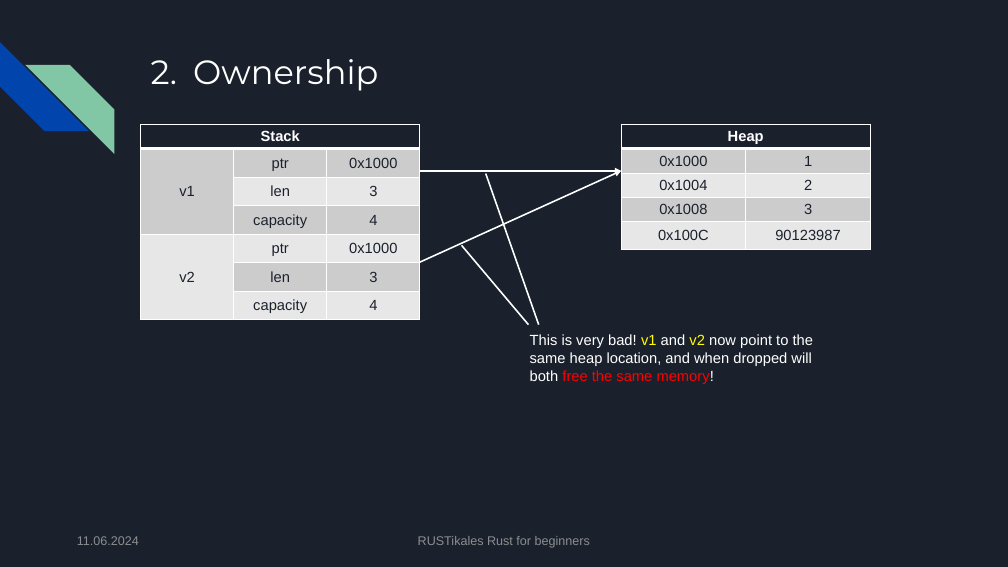
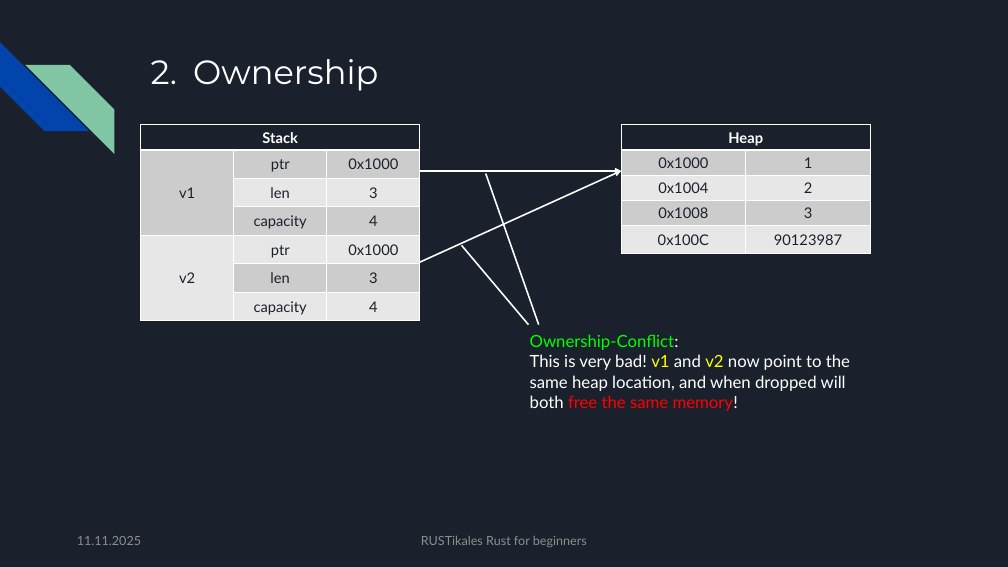
Before and after one commit to pfhaupt/progkurs, a slide deck: slide 65 of rust-beginner/05 - Ownership and Borrow Checker/05 - original.pptx. Drawn at 1008x567 pixels with LibreOffice and Linux fonts; fonts in the diff are those of the drawing. Boxes give left, top, right and bottom in pixels: in the first picture for what was removed or moved away, otherwise in the second. Text is boxed around its words. In the diff, an @@ line names an element or a change of style, - is before the commit and + after.

Commit message:
[R-B-05] Update slides
- Move Lifetime chapter from R-B-06 to here
  - This means that R-B-07 may have to be merged into R-B-06
- Increase font size
- Unite text font

```diff
--- a/rust-beginner/05 - Ownership and Borrow Checker/05 - original.pptx
+++ b/rust-beginner/05 - Ownership and Borrow Checker/05 - original.pptx
@@ table at bbox=[141, 125, 420, 343] @@
@@ font Arial to Lato @@
@@ table at bbox=[622, 125, 871, 281] @@
@@ font Arial to Lato @@
@@ text at bbox=[530, 334, 850, 411]: text changed; size 14 to 16 pt; font Arial to Lato @@
-This is very bad! v1 and v2 now point to the same heap location, and when dropped will both free the same memory!
+Ownership-Conflict:
+This is very bad! v1 and v2 now point to the same heap location, and when dropped will both free the same memory!
@@ text at bbox=[77, 536, 141, 545]: text changed; font Arial to Lato @@
-11.06.2024
+11.11.2025
@@ text "RUSTikales Rust for beginners" at bbox=[421, 536, 587, 547]: font Arial to Lato @@
```
Also in this commit, not shown: 145 other slides changed, 19 slides added, 1 slide removed, 1 other file.
